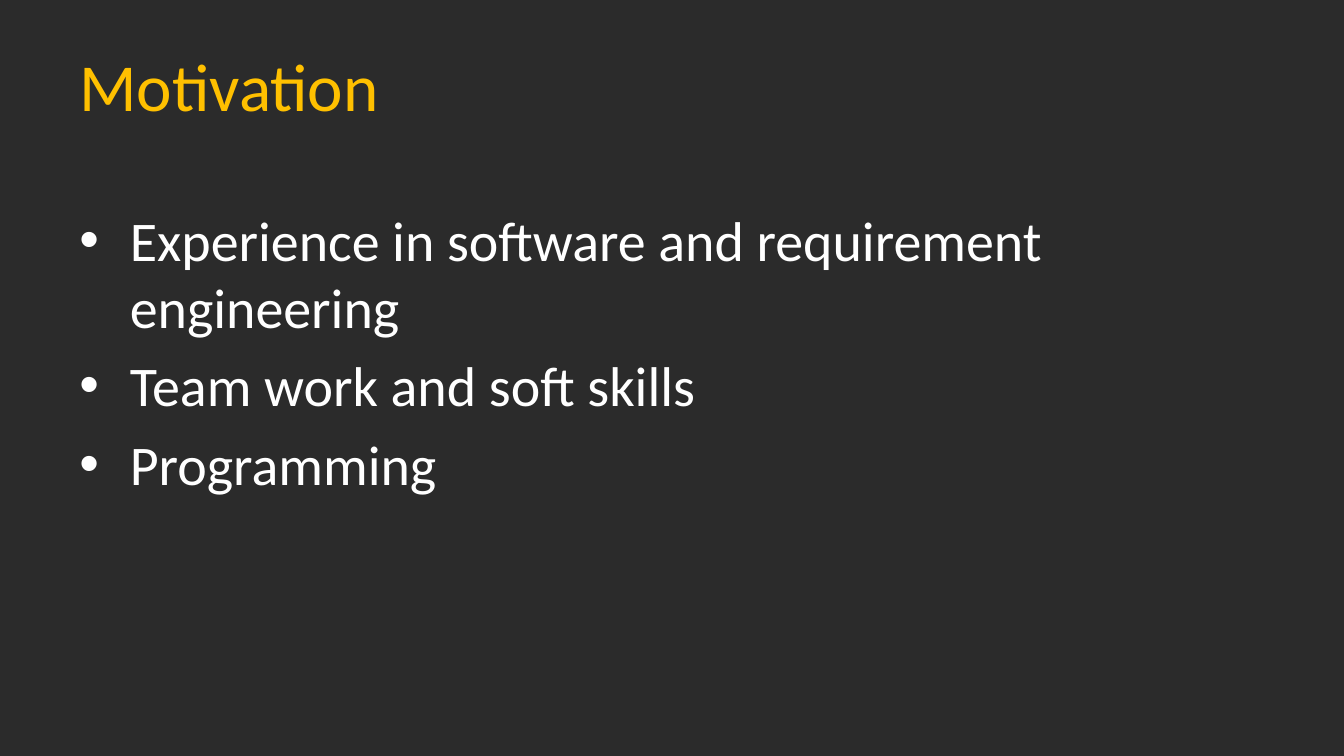
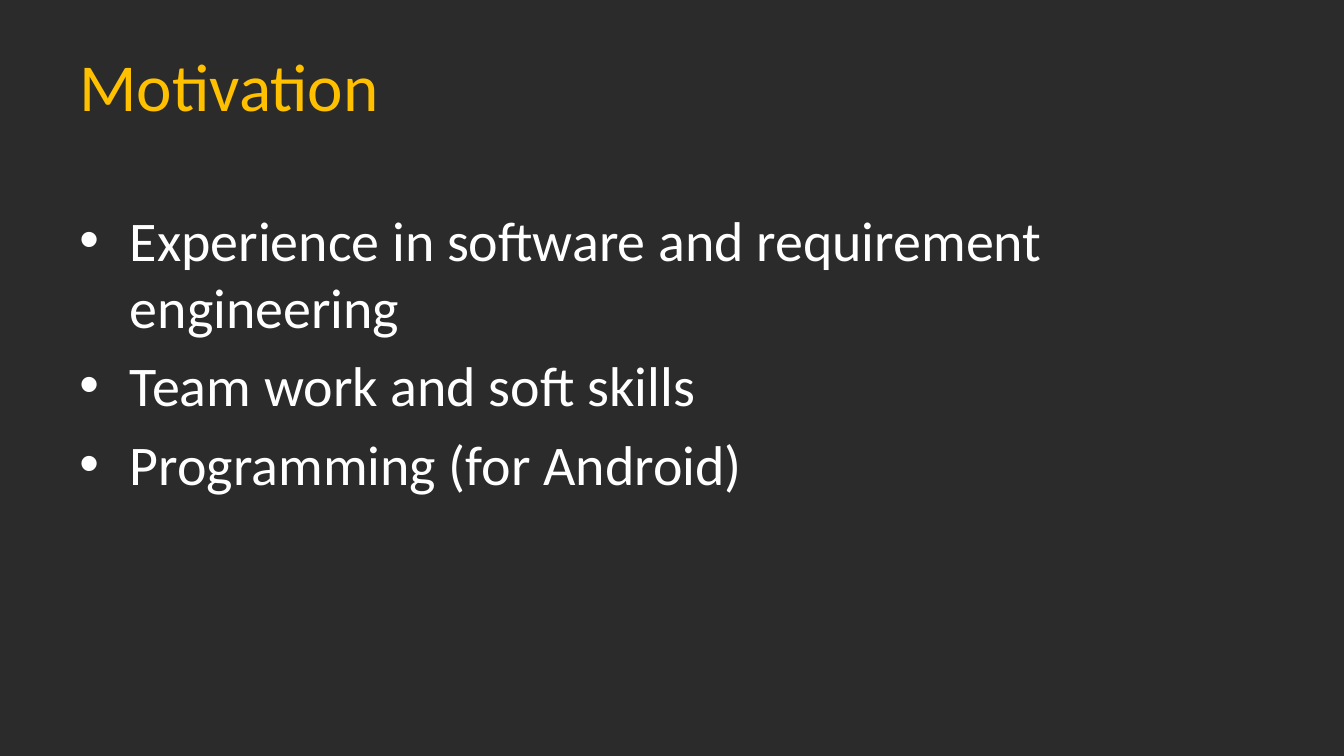
Before and after one commit to Dean161/Timebox, a slide deck: slide 3 of Publishments/03_Presentations/01_TeamPresentation.pptx. Drawn at 1344x756 pixels with LibreOffice and Linux fonts; fonts in the diff are those of the drawing; background and template pictures are left out; a plain dark background stands for a picture behind light text. Boxes give left, top, right and bottom in pixels: in the first picture for what was removed or moved away, otherwise in the second. Text is boxed around its words. In the diff, an @@ line names an element or a change of style, - is before the commit and + after.

```diff
--- a/Publishments/03_Presentations/01_TeamPresentation.pptx
+++ b/Publishments/03_Presentations/01_TeamPresentation.pptx
@@ text at (130,444,741,495): text changed @@
-• Programming
+• Programming (for Android)
```
Also in this commit, not shown: 2 other slides changed, 1 slide added, 1 other file.
